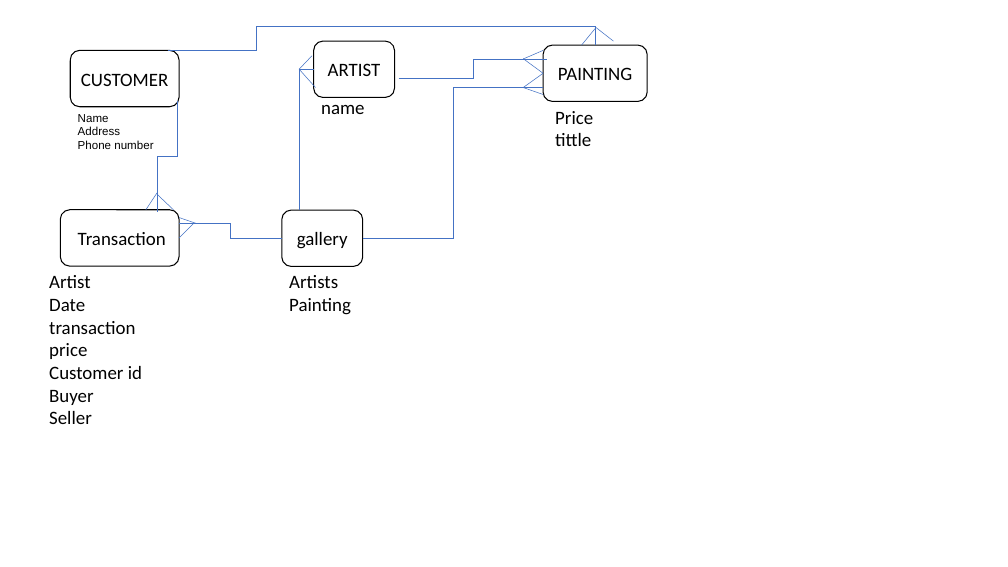
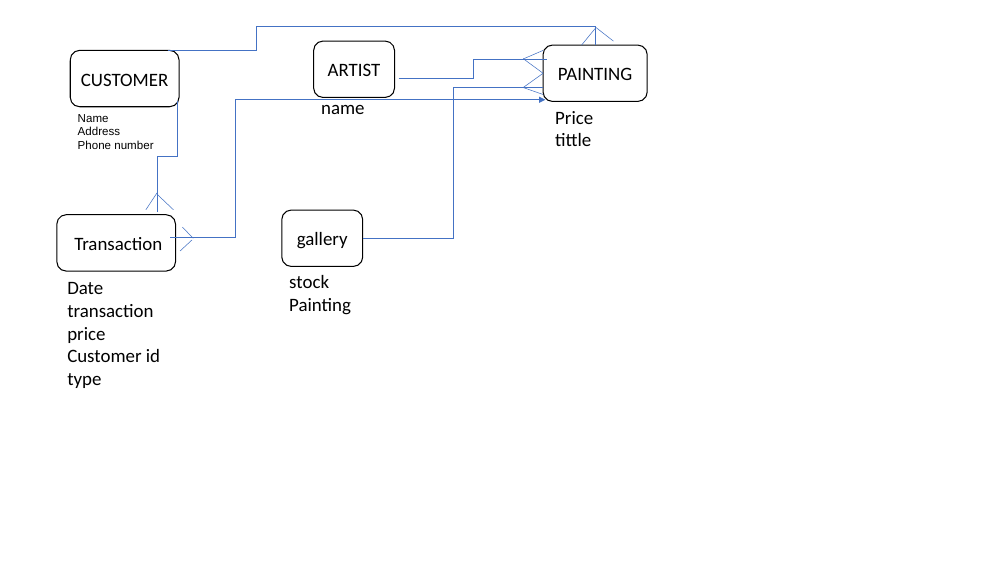
Before and after one commit to manopanashe/databases, a slide deck: slide 4 of Databse design1.pptx. Drawn at 1008x567 pixels with LibreOffice and Linux fonts; fonts in the diff are those of the drawing. Boxes give left, top, right and bottom in pixels: in the first picture for what was removed or moved away, otherwise in the second. Text is boxed around its words. In the diff, an @@ line names an element or a change of style, - is before the commit and + after.

```diff
--- a/Databse design1.pptx
+++ b/Databse design1.pptx
@@ line removed from (299, 70) to (312, 56) @@
@@ line removed from (299, 69) to (315, 88) @@
@@ elbow line moved from (299, 209) - (314, 70) to (170, 237) - (545, 100) @@
@@ elbow line (170, 237) - (545, 100): elbow line to elbow arrow @@
@@ rounded rectangle "Transaction": place and size @@
-rounded rectangle "Transaction" at (60,209,179,266)
+rounded rectangle "Transaction" at (57,215,175,271)
@@ elbow line removed from (282, 238) to (179, 224) @@
@@ line moved from (194, 224) - (179, 238) to (194, 238) - (182, 228) @@
@@ text "Date": place and size @@
-text "Date" at (49,275,142,424)
+text "Date" at (67,282,160,388)
@@ line moved from (197, 224) - (179, 218) to (192, 240) - (180, 251) @@
@@ text at (49,275,91,288): paragraph removed @@
-Artist
@@ text at (289,275,329,288): text changed @@
-Artists
+stock
@@ text at (67,373,101,388): text changed @@
-Buyer
-Seller
+type
```
Also in this commit, not shown: 3 other files.
